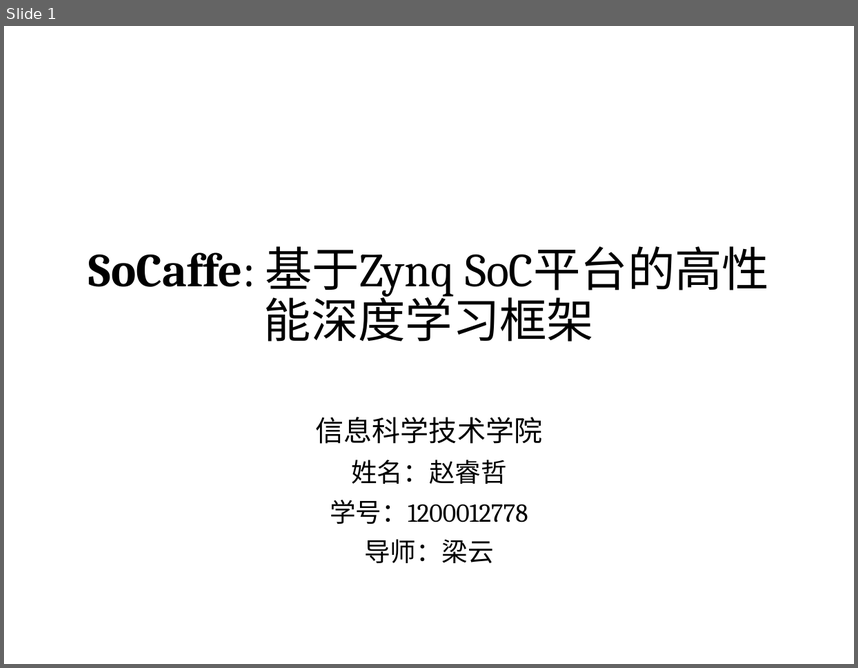
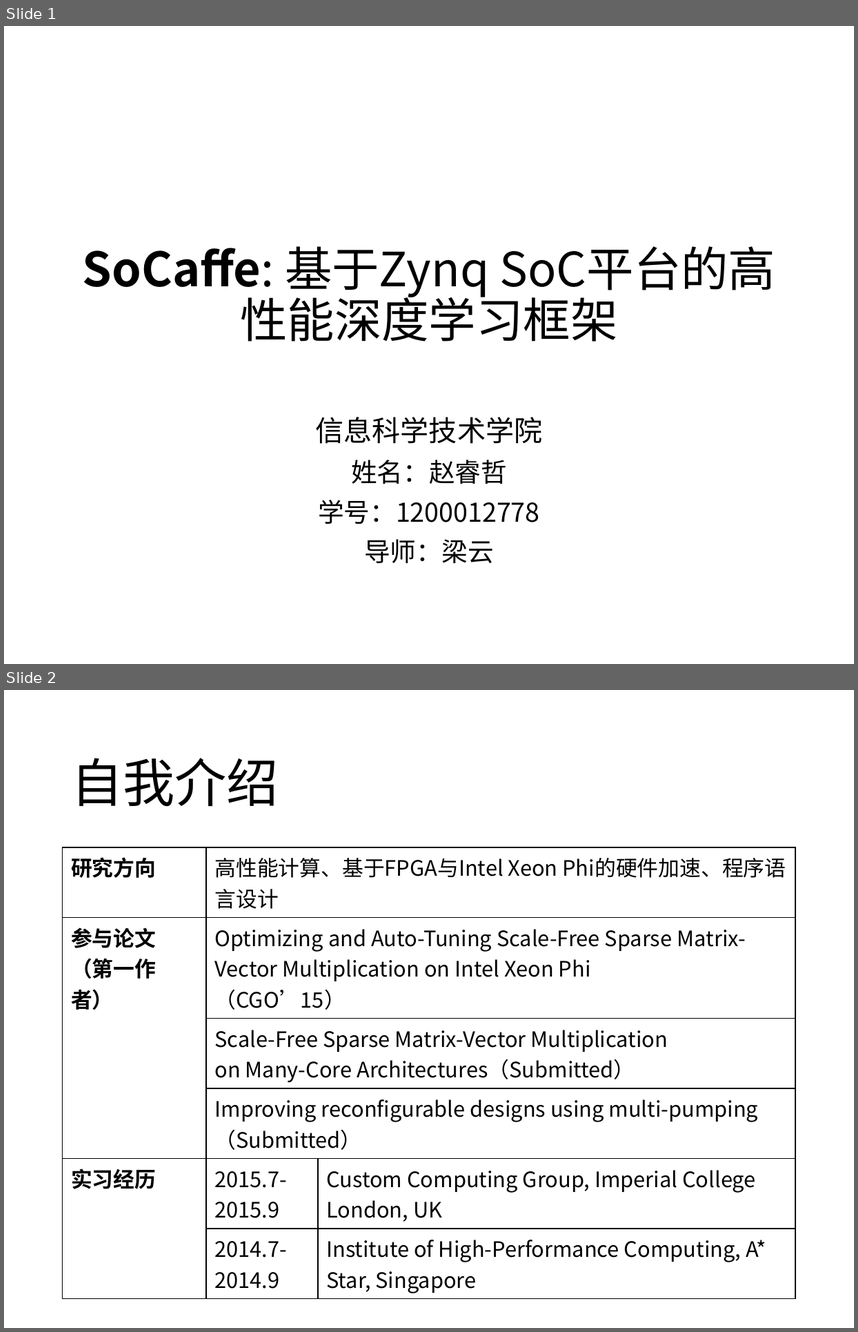
Before and after one commit to kumasento/thesis-tex, a slide deck: 答辩PPT.pptx. Shown one above the other, each under a label of ours: slide 1 before the commit, slides 1 and 2 after it. The pictures are 858x668 and 858x1332 pixels, drawn with LibreOffice and Linux fonts; fonts in the diff are those of the drawing. Boxes give left, top, right and bottom in pixels: in the first picture for what was removed or moved away, otherwise in the second. Text is boxed around its words. In the diff, an @@ line names an element or a change of style, - is before the commit and + after.

```diff
--- a/答辩PPT.pptx
+++ b/答辩PPT.pptx
@@ slide 2 added at <box>4,690,854,1328</box>, background #FFFFFF @@
@@ title added at <box>71,758,279,807</box>, 44 pt, text #000000 @@
+自我介绍
@@ table added at <box>63,847,795,1296</box>, 6 rows, 3 columns @@
+研究方向 | 高性能计算、基于FPGA与Intel Xeon Phi的硬件加速、程序语言设计 | 
+参与论文 （第一作者） | Optimizing and Auto-Tuning Scale-Free Sparse Matrix-Vector Multiplication on Intel Xeon Phi （CGO’15） | 
+ | Scale-Free Sparse Matrix-Vector Multiplication / on Many-Core Architectures（Submitted） | 
+ | Improving reconfigurable designs using multi-pumping（Submitted） | 
+实习经历 | 2015.7- 2015.9 | Custom Computing Group, Imperial College London, UK
+ | 2014.7- 2014.9 | Institute of High-Performance Computing, A* Star, Singapore
@@ slide 1 changed as well @@
@@ title "SoCaffe: 基于Zynq SoC平台的高性能深度学习框架" at <box>83,246,489,299</box>: font Cambria to Noto Sans CJK SC @@
@@ subtitle "信息科学技术学院" at <box>316,417,543,563</box>: font Cambria to Noto Sans CJK SC @@
```
Also in this commit, not shown: 8 other slides changed, 3 other files.
